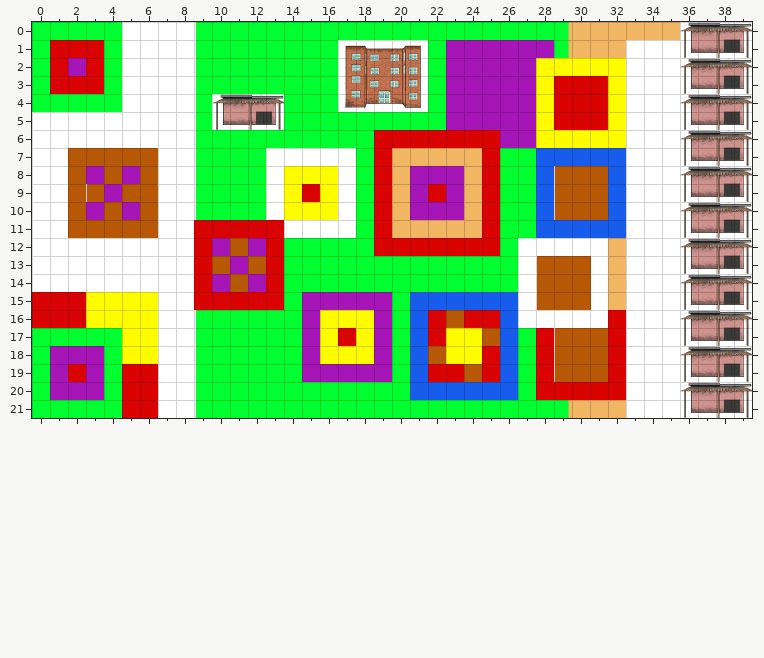
An edit to a level. Tiled map, assets/tiles/Level_01.tmx. The picture above is the old version.
Cells are 32x32 px. Shown: x 0..39, y 0..21.
Now the later version:
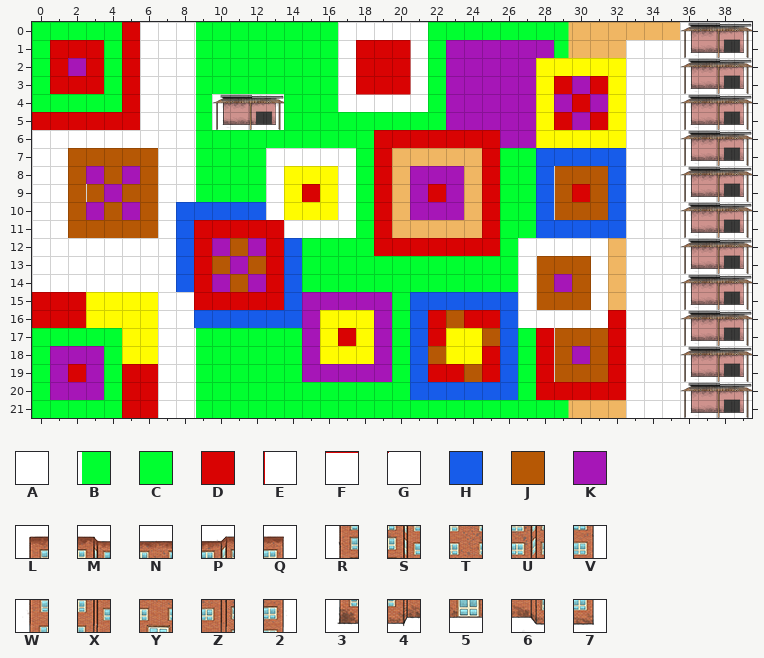
Key: from "Terra Defender": A 5, B 9, C 10, D 41, E 44, F 161, G 164, H 194, J 324, K 341; from "TerraMapTest": L 140, M 141, N 142, P 143, Q 144, R 180, S 181, T 182, U 183, V 184, W 220, X 221, Y 222, Z 223, 2 224, 3 260, 4 261, 5 262, 6 263, 7 264.
_ is an empty cell.
Tiles replaced or removed in this view: 2, 3, 4, 5, 6, 7, A, B, C, D, J, L, M, N, P, Q, R, S, T, U, V, W, X, Y, Z.
From old to new:
Changed rows in their new state; . is an unchanged cell.
Layer "Background":
first column x 0:
 0 .....D...........AAAAA..........
 1 .....D...........ADDDE..........
 2 .....D...........ADDDE..........
 3 .....D...........ADDDE........K.
 4 .....D...........AFFFG.......K.K
 5 DDDDDD........................K.
first column x 8:
 9 ......................D
10 HHHHH..................
11 H......................
12 H.....H................
13 H.....H................
14 H.....H..............K.
15 ......H................
16 .HHHHHH................
18 ......................K
Where, in picture pixels (left, top, right, bottom), the same in both pictures:
changed: (32, 22, 140, 130)
changed: (338, 22, 428, 112)
changed: (554, 76, 608, 130)
changed: (572, 184, 590, 202)
changed: (176, 202, 302, 328)
changed: (554, 274, 572, 292)
changed: (572, 346, 590, 364)
